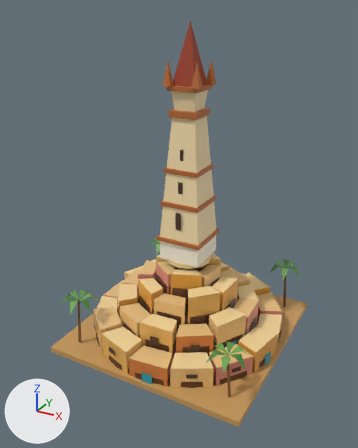
An edit to the glTF model games/escales/assets/monuments/ghardaia.glb, drawn before and after from the same camera.
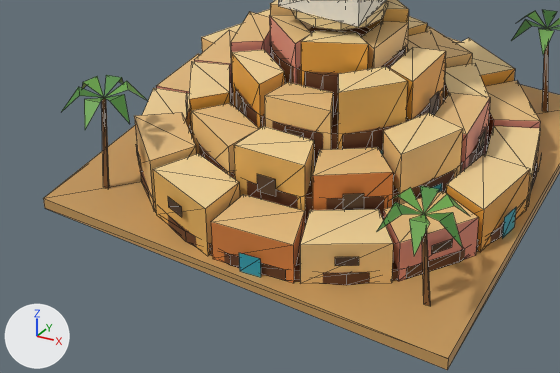
Old and new are each drawn whole from a camera (50 mm lens) standing at (1.79, -3.43, 2.76) and looking at (-0.03, -0.13, 1.11) and again close up on the part from 8% to 81% of the width and 57% to 96% of the height. The axes (+X, +Y, +Z) are drawn at lower left. The lights are the same throughout. The first two pictures are the older version. The close-ups show mesh edges as thin lines. Vertices at exactly the same position are counted once.

Objects in the first close-up: 'ghardaia'.
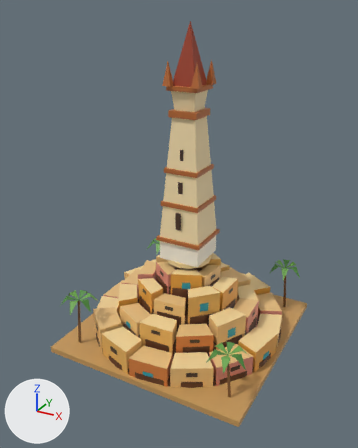
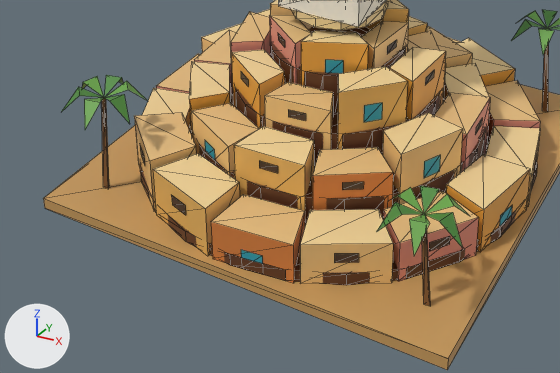
Where the change shows, as pixel boxes [x1, y1, x2, y2] in the close-ups (560 x 373 px; the box of a moved part takes in the faces that stretch with it):
part 1 of me_ghardaia, moved or reshaped: before [502, 207, 516, 239]; after [500, 206, 512, 225]
part 2 of me_ghardaia, moved or reshaped: before [431, 239, 452, 254]; after [429, 236, 450, 251]
part 3 of me_ghardaia, moved or reshaped: before [335, 257, 359, 266]; after [334, 254, 359, 263]
part 4 of me_ghardaia, moved or reshaped: before [239, 253, 261, 277]; after [241, 250, 263, 264]
part 5 of me_ghardaia, moved or reshaped: before [168, 197, 182, 217]; after [171, 195, 186, 215]
part 6 of me_ghardaia, moved or reshaped: before [136, 146, 140, 164]; after [140, 145, 145, 165]
part 7 of me_ghardaia, moved or reshaped: before [186, 91, 486, 209]; after [205, 33, 482, 190]

What the commit changed:
me_ghardaia has 937 vertices, 1018 faces and spans x -0.88..0.88, y -0.88..0.88, z 0.0..2.66.
me_ghardaia is used by ob_ghardaia; location (0.0, 0.0, 0.0).
me_ghardaia part 1: the loose piece of 4 vertices spanning x 0.83..0.85, y -0.22..-0.14, z 0.05..0.15 is moved by (-0.02, 0.0, 0.0).
me_ghardaia part 2: the loose piece of 4 vertices spanning x 0.67..0.72, y -0.54..-0.47, z 0.15..0.18 is moved by (-0.01, 0.01, 0.0).
me_ghardaia part 3: the loose piece of 4 vertices spanning x 0.39..0.47, y -0.77..-0.73, z 0.15..0.19 is moved by (-0.01, 0.01, 0.0).
me_ghardaia part 4: the loose piece of 4 vertices spanning x 0.05..0.13, y -0.86..-0.85, z 0.05..0.14 is moved by (0.0, 0.02, 0.0).
me_ghardaia part 5: the loose piece of 4 vertices spanning x -0.31..-0.22, y -0.83..-0.81, z 0.17..0.22 is moved by (0.01, 0.02, 0.0).
me_ghardaia part 6: the loose piece of 4 vertices spanning x -0.61..-0.54, y -0.67..-0.61, z 0.18..0.24 is moved by (0.01, 0.01, 0.0).
me_ghardaia part 7: 108 of 937 vertices moved; they spanned x -0.64..0.64, y -0.64..0.64, z 0.05..0.58 and now span x -0.62..0.62, y -0.62..0.62, z 0.22..0.7; mean shift (0.0, 0.0, 0.16); largest move (-0.15, 0.25, 0.05) -> (-0.14, 0.22, 0.59).
